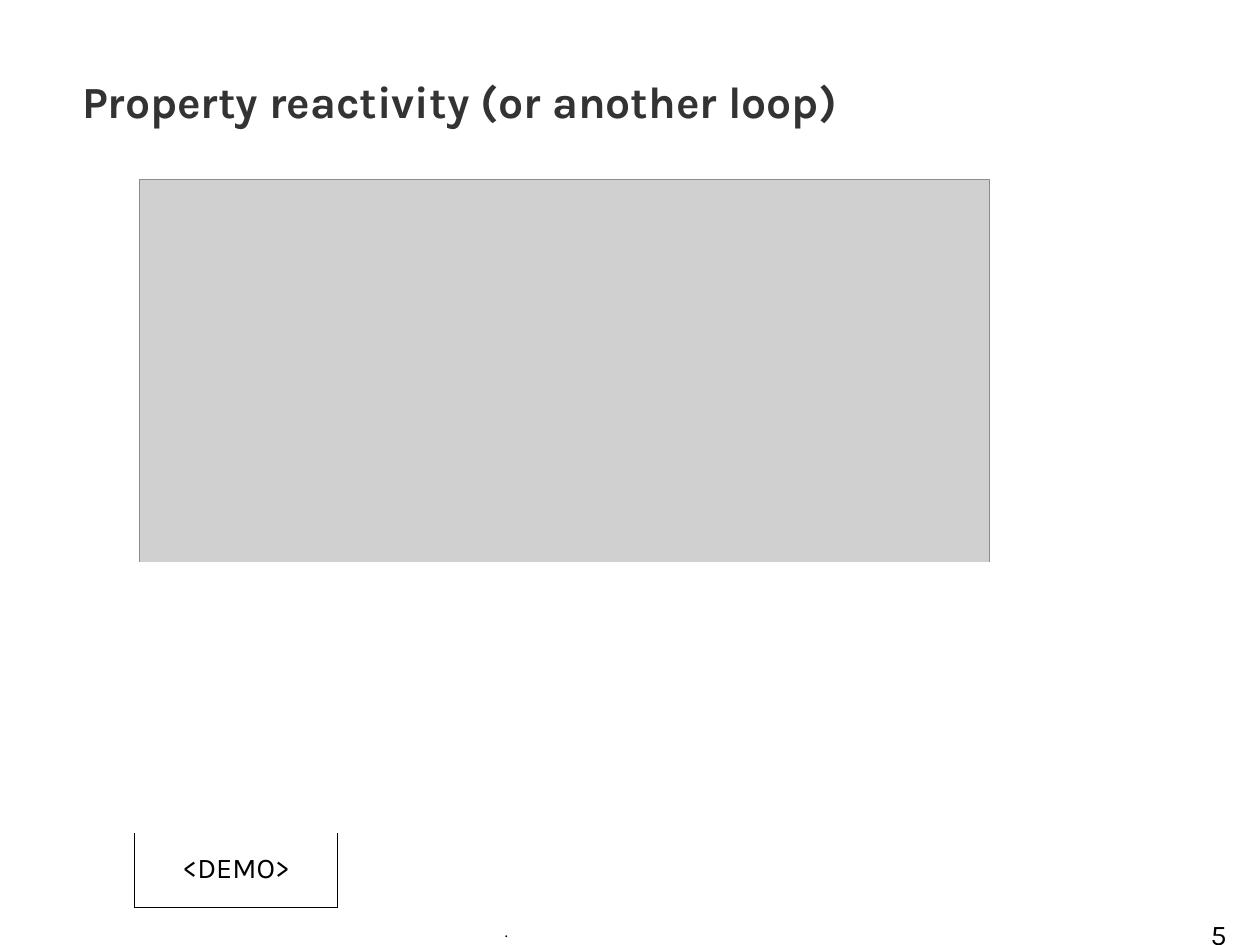
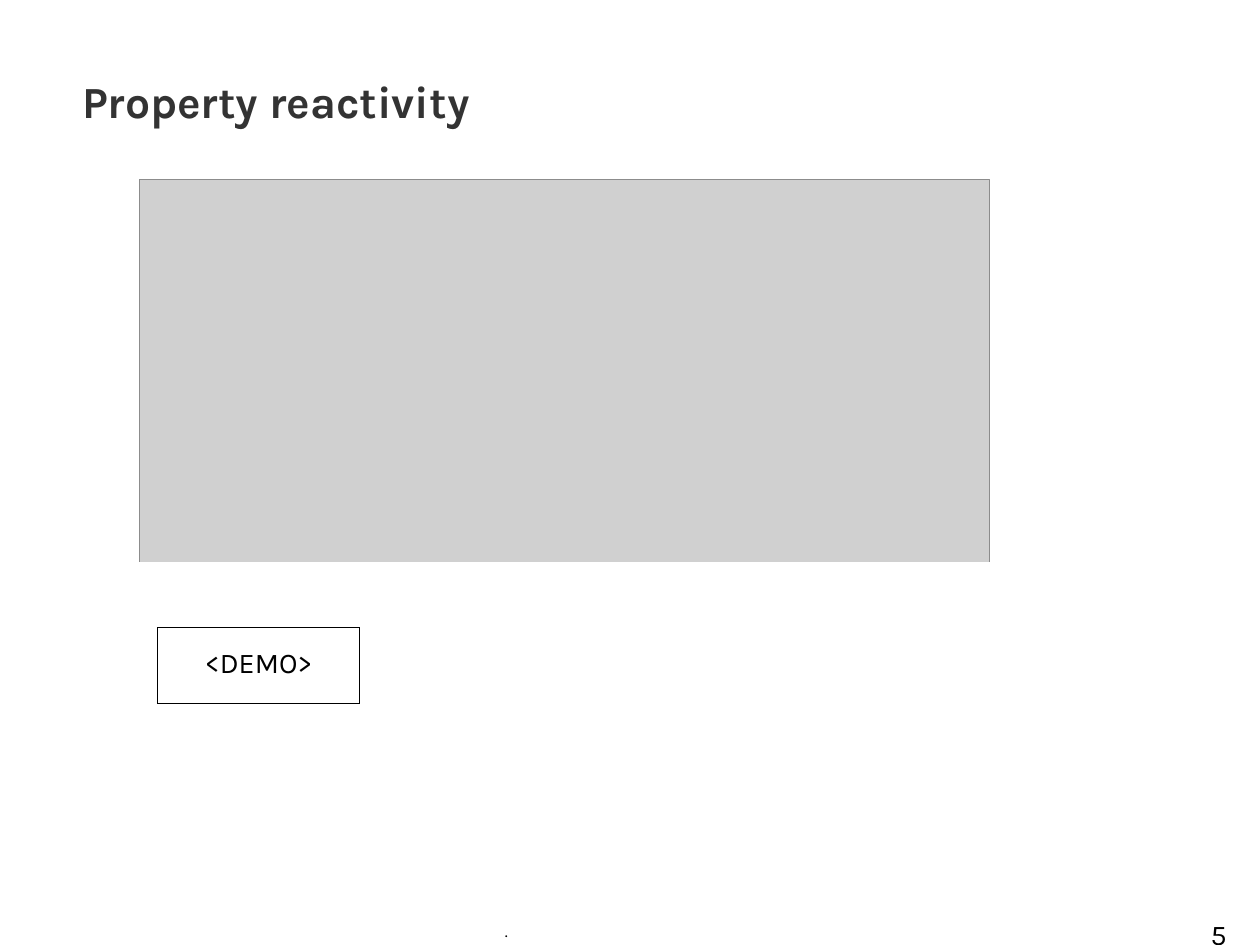
Before and after one commit to tkobayas/kie-live, a slide deck: slide 5 of 2021_Drools_trouble_shooting.odp. Drawn at 1260x945 pixels with LibreOffice and Linux fonts; fonts in the diff are those of the drawing; grey boxes stand for pictures; background and template pictures are left out. Boxes give left, top, right and bottom in pixels: in the first picture for what was removed or moved away, otherwise in the second. Text is boxed around its words. In the diff, an @@ line names an element or a change of style, - is before the commit and + after.

```diff
--- a/2021_Drools_trouble_shooting.odp
+++ b/2021_Drools_trouble_shooting.odp
@@ title at (82,86,469,129): text changed @@
-Property reactivity (or another loop)
+Property reactivity
@@ rectangle "<DEMO>": place and size @@
-rectangle "<DEMO>" at (135,832,337,908)
+rectangle "<DEMO>" at (158,628,360,703)
```
Also in this commit, not shown: 7 other slides changed, 1 slide added, 30 other files.
